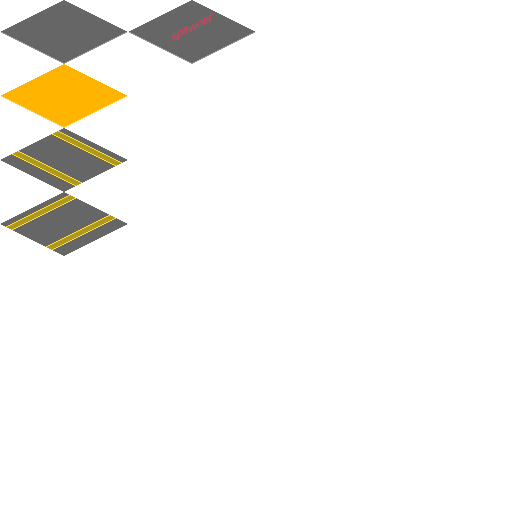
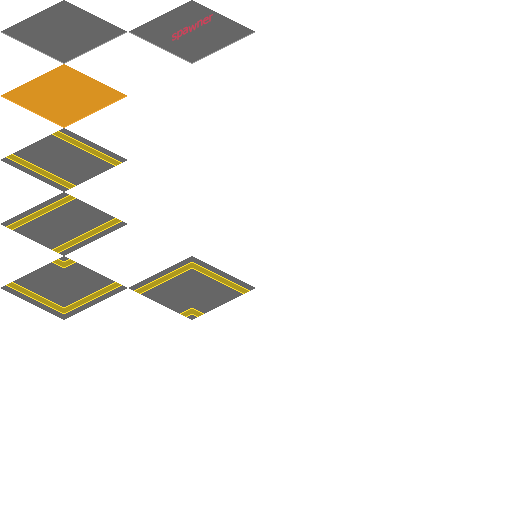
Layers edited between the first and the second 512×512 image:
renamed "Background" to "Layer 0", showed it, moved it above "Layer 3", painted on it over [1, 64, 255, 320]
moved "Layer 3" above "Layer 2 copy", painted on it over [1, 64, 127, 128]
renamed "Layer 1" to "Layer 2 copy", moved it above "Layer 2", painted on it over [46, 215, 122, 253]
moved "Layer 2" above "Layer 1 copy", painted on it over [6, 151, 82, 189]
renamed "spawner" to "Layer 1 copy", painted on it over [129, 256, 255, 320]
renamed "Layer 3 copy" to "Layer 1", painted on it over [1, 64, 255, 320]
renamed "Layer 4" to "Layer 1 copy 7", hid it, moved it below "Layer 1", painted on it over [1, 64, 255, 320]
